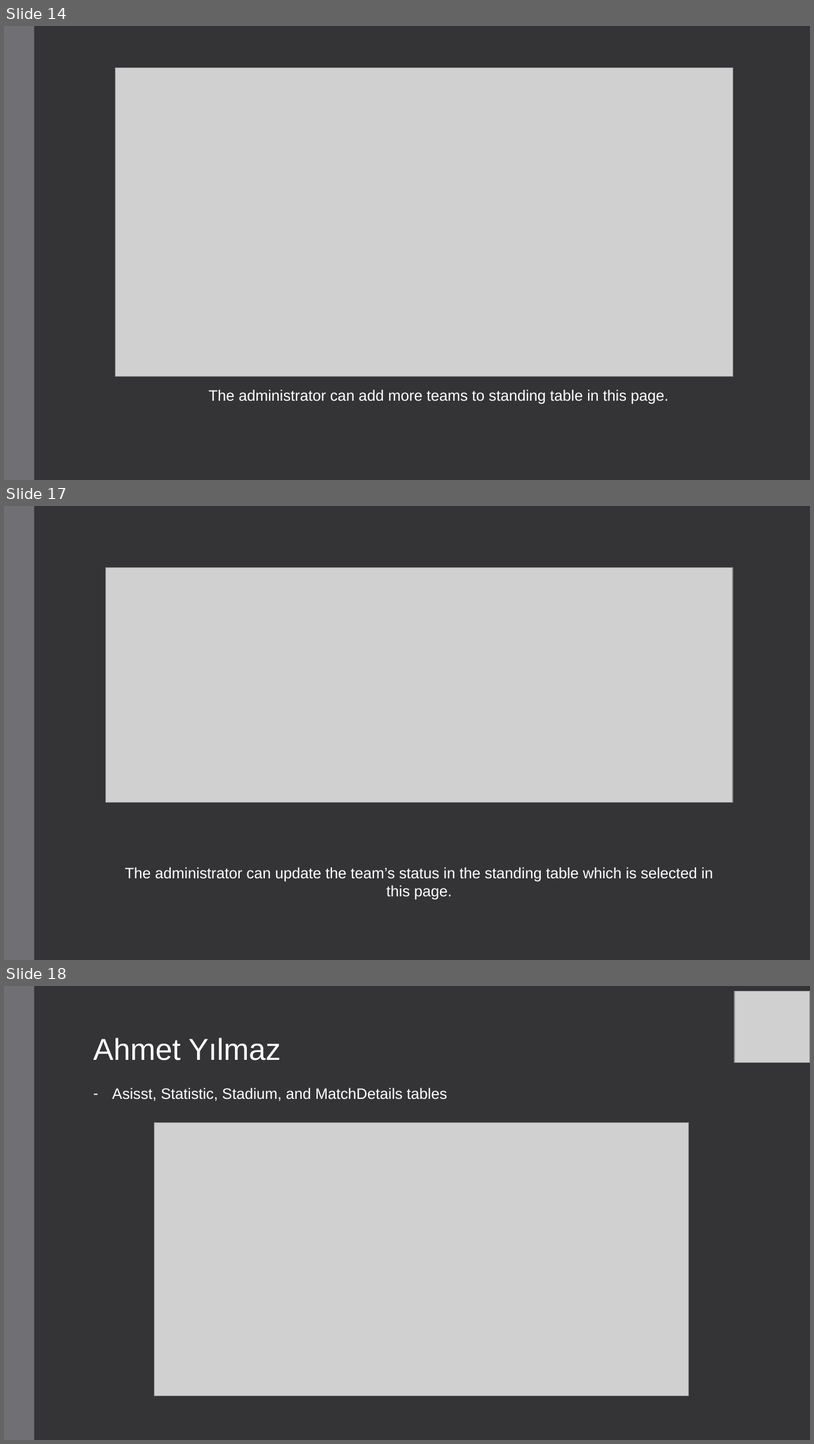
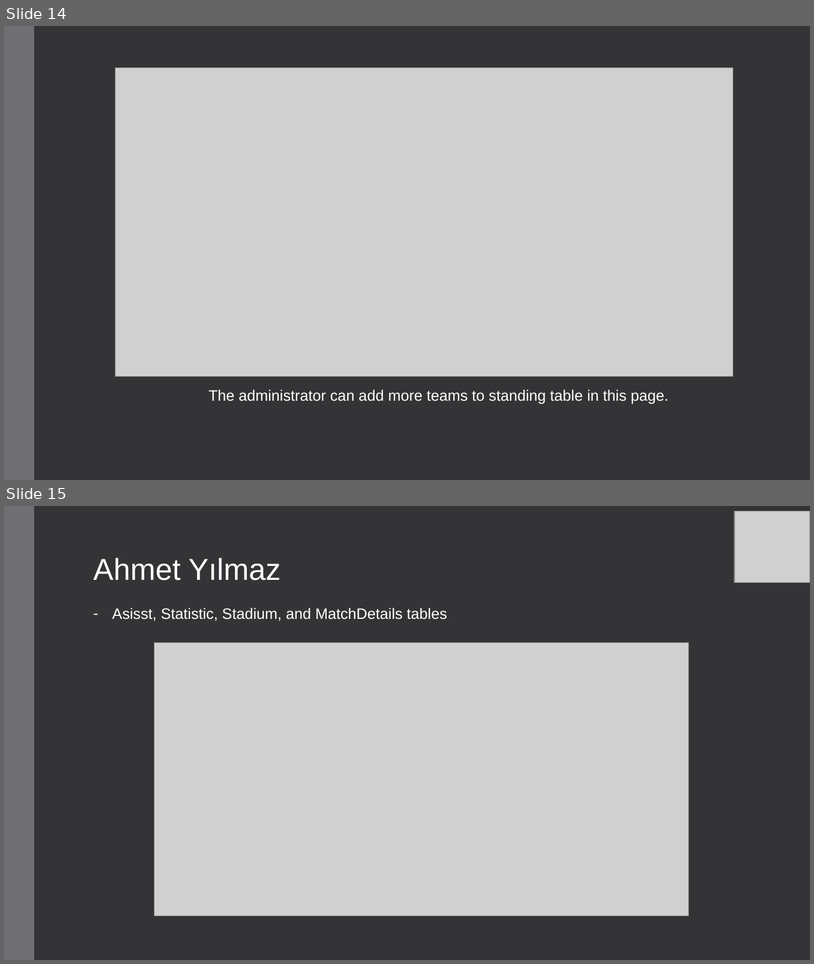
Before and after one commit to beraatbuz/itucsdb1930, a slide deck: presentation (1).pptx. Shown one above the other, each under a label of ours: slides 14, 17 and 18 before the commit, slides 14 and 15 after it; the slides between them are not shown. The pictures are 814x1444 and 814x964 pixels, drawn with LibreOffice and Linux fonts; fonts in the diff are those of the drawing; grey boxes stand for pictures. Boxes give left, top, right and bottom in pixels: in the first picture for what was removed or moved away, otherwise in the second. Text is boxed around its words. In the diff, an @@ line names an element or a change of style, - is before the commit and + after.

```diff
--- a/presentation (1).pptx
+++ b/presentation (1).pptx
@@ slide 17 removed at (4, 506, 810, 960), background #353537; not listed: 1 template element that a slide beside it also shows @@
@@ picture removed at (105, 568, 733, 802) @@
@@ text removed at (125, 867, 714, 900) @@
-The administrator can update the team’s status in the standing table which is selected in this page.
@@ what was slide 18 is now slide 15 @@
```
Also in this commit, not shown: 9 other slides removed.
